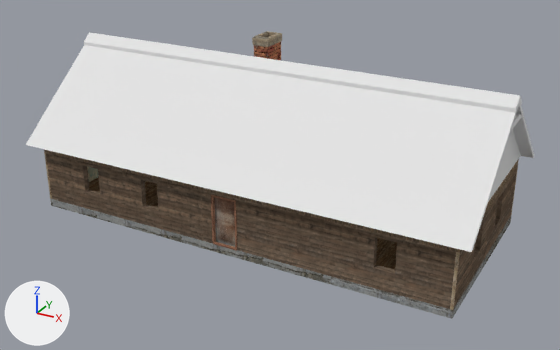
An edit to the Blender file VillageHouse1/VillageHouse1Export.blend, drawn before and after from the same camera.
The view is the same before and after, from a 50 mm lens placed at (14.53, -26.87, 14.55), pointed at (0.86, -2.02, 2.12). Every picture has the same lights, and +X, +Y and +Z are marked at lower left.

The first picture shows 'Chimney', 'Door', 'FloorFoundationInnerWalls', 'Roof', 'Walls'.
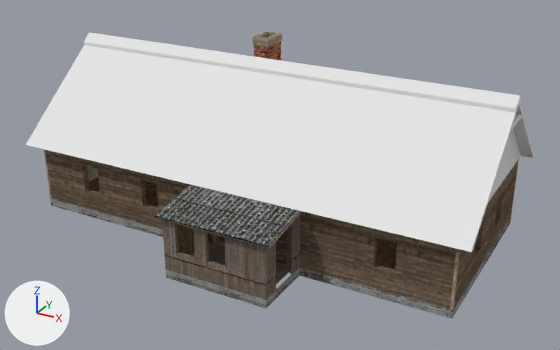
The change, as JSON lines over the scene's bpy script:
```json
{"op": "remove", "block": "ob_porch1roof", "code": "ob_porch1roof.hide_viewport = True"}
{"op": "remove", "block": "ob_porch1", "code": "ob_porch1.hide_viewport = True"}
```

Where the change shows, as pixel boxes (x1, y1, x2, y2) in the pictures (560 x 350 px):
```json
{"object": "Porch1", "change": "shown", "after": [162, 214, 300, 308]}
{"object": "Porch1Roof", "change": "shown", "after": [155, 185, 302, 249]}
{"object": "Door", "change": "unchanged, covered by the edit", "before": [214, 197, 235, 247], "after": [216, 235, 225, 244]}
```
